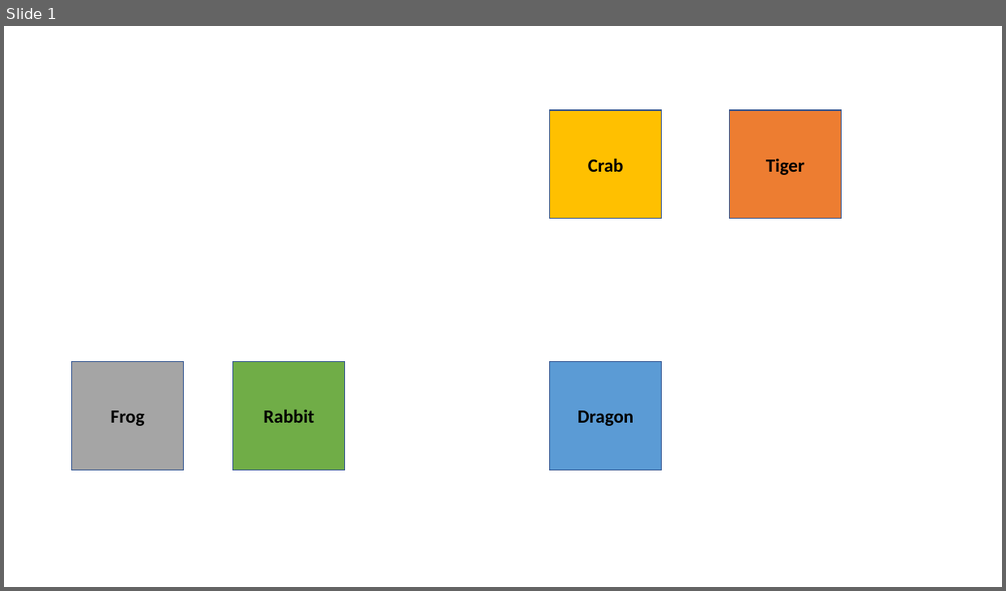
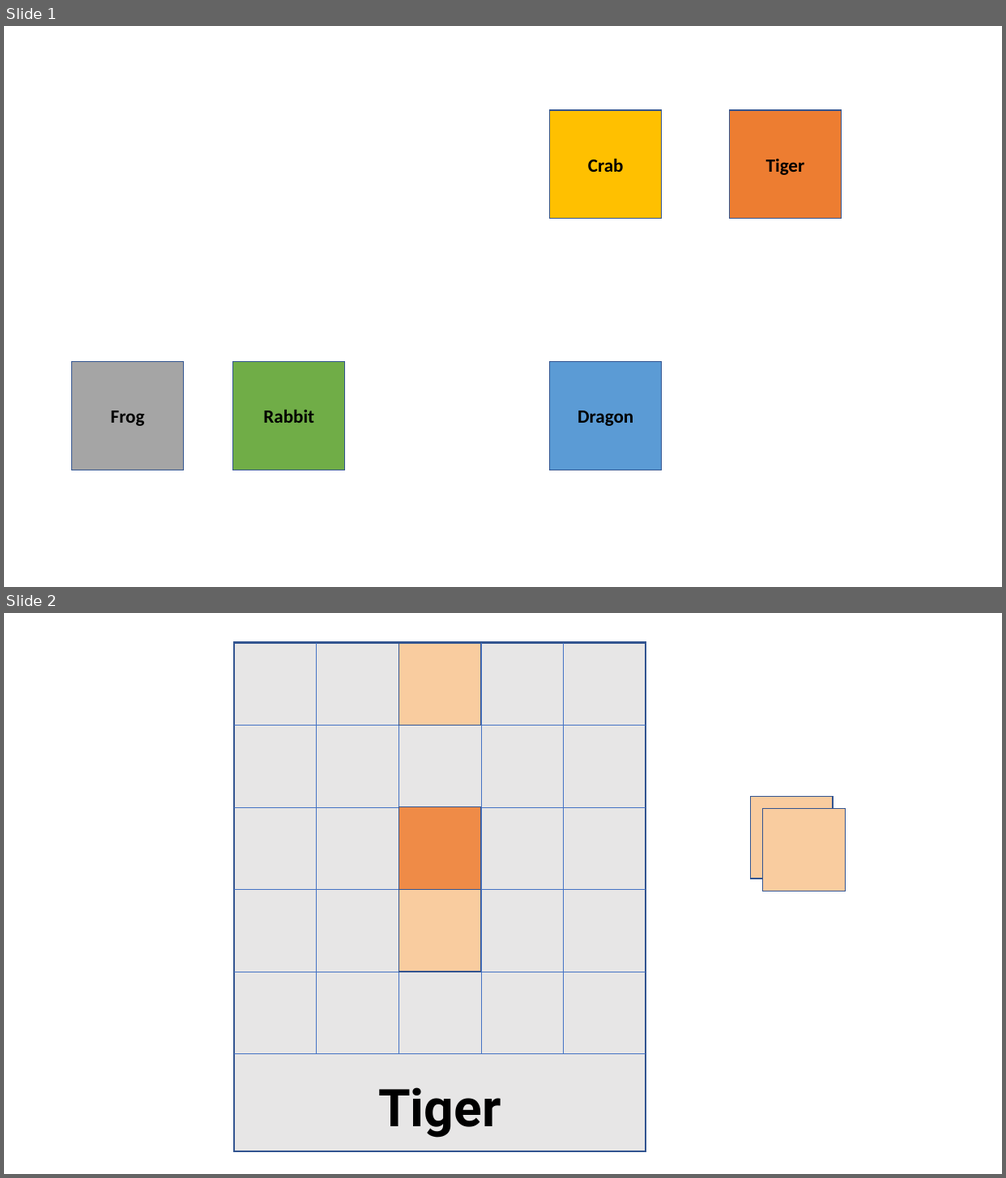
Before and after one commit to Biumsp/Onitama, a slide deck: onitama.pptx. Shown one above the other, each under a label of ours: slide 1 before the commit, slides 1 and 2 after it. The pictures are 1006x591 and 1006x1178 pixels, drawn with LibreOffice and Linux fonts; fonts in the diff are those of the drawing. Boxes give left, top, right and bottom in pixels: in the first picture for what was removed or moved away, otherwise in the second. Text is boxed around its words. In the diff, an @@ line names an element or a change of style, - is before the commit and + after.

```diff
--- a/onitama.pptx
+++ b/onitama.pptx
@@ slide 2 added at (4,613,1002,1174), background #FFFFFF @@
@@ rectangle added at (398,644,481,726), fill #F9CC9F, outline #325491 1 pt @@
@@ rectangle added at (750,796,833,879), fill #F9CC9F, outline #325491 1 pt @@
@@ rectangle added at (398,807,481,890), fill #EF8B47, outline #325491 1 pt @@
@@ rectangle added at (763,809,846,892), fill #F9CC9F, outline #325491 1 pt @@
@@ rectangle added at (398,890,481,973), fill #F9CC9F, outline #325491 1 pt @@
@@ group added at (234,643,646,1152): 9 lines, 1 rectangle, 1 text @@
+Tiger
```
Also in this commit, not shown: 9 other slides added, 27 other files.
